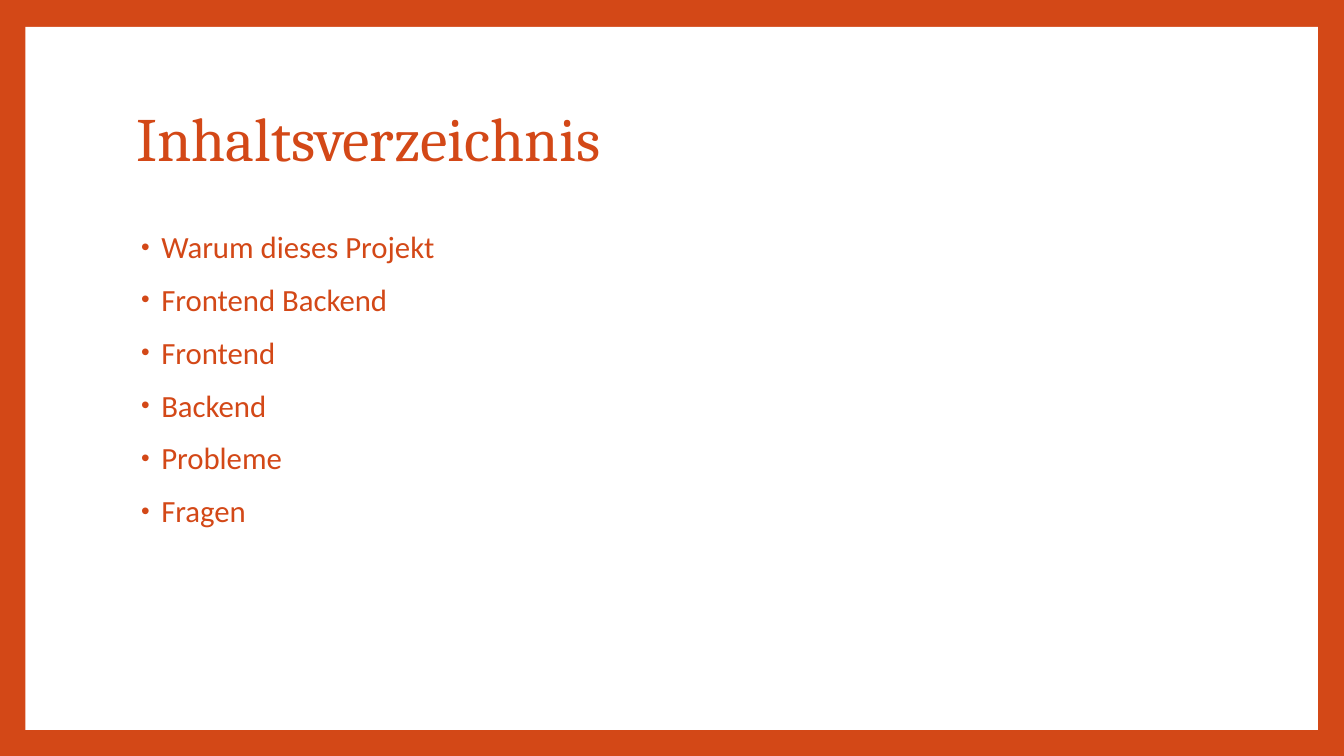
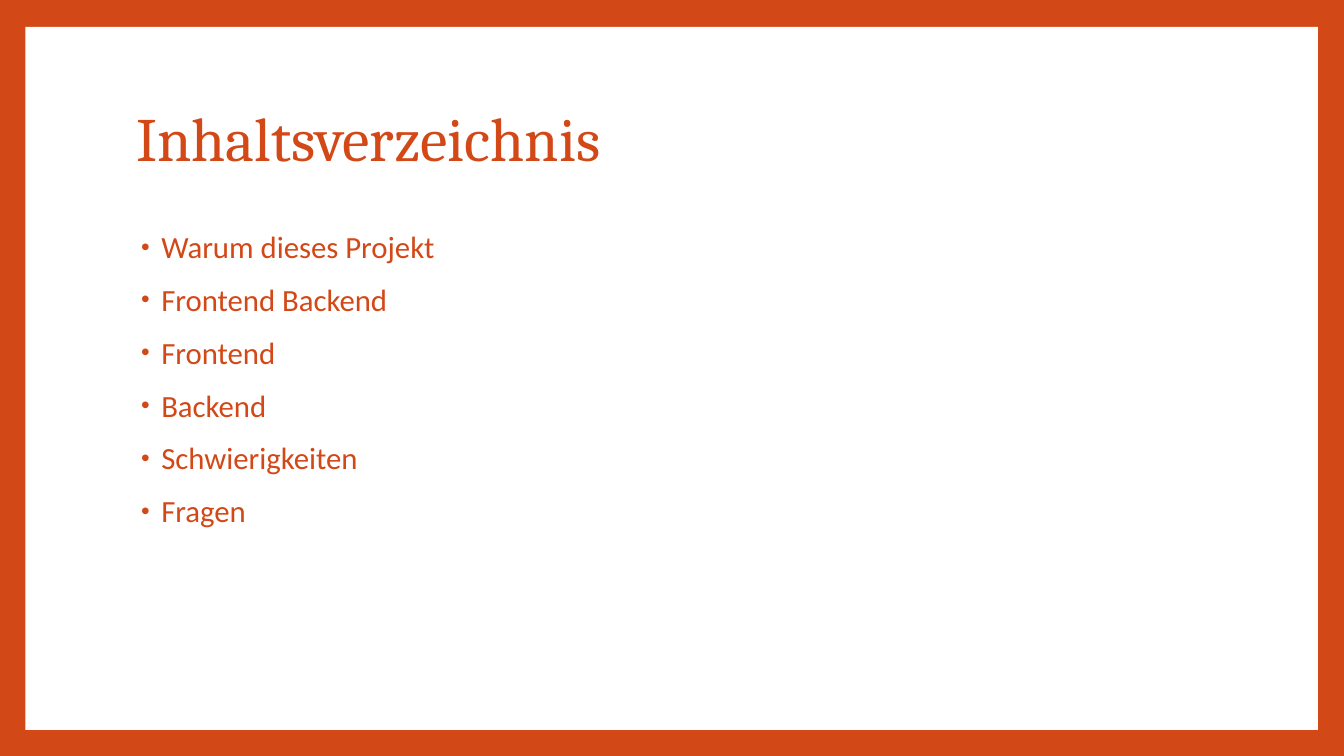
Before and after one commit to Lio396/AbgabeDossierProjekt, a slide deck: slide 2 of 04_Präsentation/VueJS_Laravel_website.pptx. Drawn at 1344x756 pixels with LibreOffice and Linux fonts; fonts in the diff are those of the drawing. Boxes give left, top, right and bottom in pixels: in the first picture for what was removed or moved away, otherwise in the second. Text is boxed around its words. In the diff, an @@ line names an element or a change of style, - is before the commit and + after.

```diff
--- a/04_Präsentation/VueJS_Laravel_website.pptx
+++ b/04_Präsentation/VueJS_Laravel_website.pptx
@@ text at (161,447,357,475): text changed @@
-• Probleme
+• Schwierigkeiten
```
Also in this commit, not shown: 1 other slide changed, 2 slides added, 16 other files.
